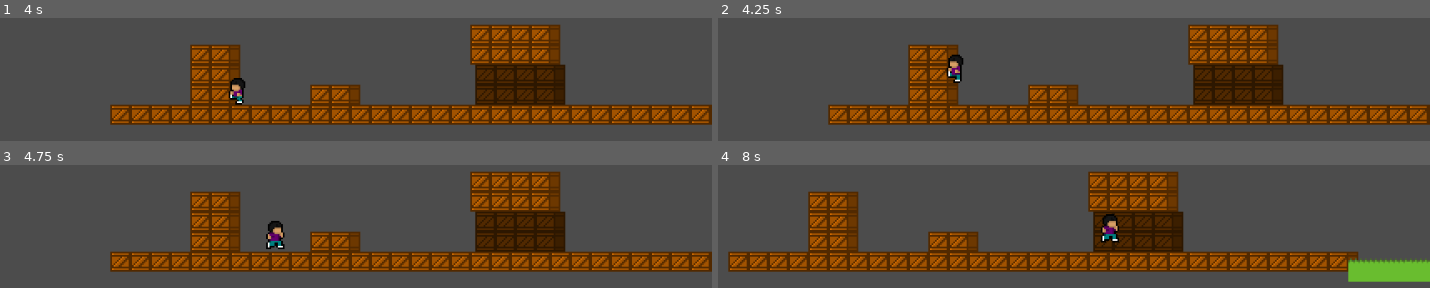
Above: before the commit, frames 1-4 (two rows, left to right).
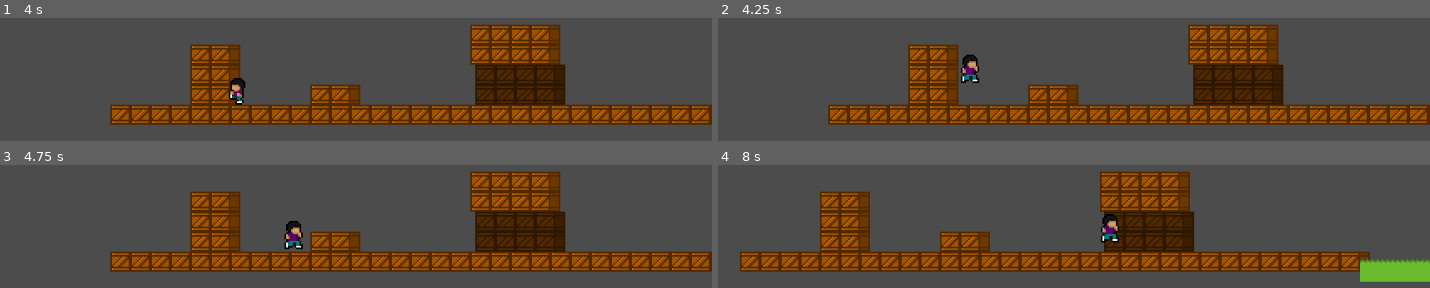
Above: after the commit, the same moments.

Repository: Guilherme-Calland/superMegaDorito
Game: Godot game, scene res://scenes/level/TestLevel.tscn
Two runs of this game, one before a commit and one after it. Both use one fixed random seed, a clock stepped at 60 frames per second and the inputs below.
Inputs:
- Up to frame 1 (4 s): tap Enter at 0.5 s; hold Shift (grab) 0.53-1.28 s; hold D (right) 0.53-2.03 s; tap W (jump) at 0.77, 0.8, 1.07, 1.35, 1.52, 1.82, 2.3, 3.02, 3.32, 3.6, 3.77 s; tap Shift (grab) at 1.55, 2.85 s; hold Shift (grab) 2.03-2.78 s; hold A (left) from 2.03 s (still down)
- Up to frame 2 (4.25 s): keep holding A (left); tap W (jump) at 4.07 s
- Up to frame 3 (4.75 s): release A (left) at 4.28 s; hold D (right) from 4.28 s (still down); tap Shift (grab) at 4.35 s; tap W (jump) at 4.52 s
- Up to frame 4 (8 s): keep holding D (right); tap W (jump) at 4.82, 5.3, 5.85, 6.02, 6.32, 6.77, 6.8, 7.07, 7.52, 7.82 s; hold Shift (grab) 5.03-5.78 s; tap Shift (grab) at 6.05, 7.35 s; hold Shift (grab) 6.53-7.28 s

Frame 1 is identical in both runs. In frame 2, 0.9% of the frame differs, in the area x 32-37%, y 29-53%; in frame 3, 1.0%; in frame 4, 14%, in the area x 1-100%, y 5-96%.

Commit message:
wall jump

Diff:
--- a/project.godot
+++ b/project.godot
@@ -25,22 +25,31 @@
 right={
 "deadzone": 0.5,
 "events": [ Object(InputEventKey,"resource_local_to_scene":false,"resource_name":"","device":0,"alt":false,"shift":false,"control":false,"meta":false,"command":false,"pressed":false,"scancode":0,"physical_scancode":68,"unicode":0,"echo":false,"script":null)
+, Object(InputEventJoypadButton,"resource_local_to_scene":false,"resource_name":"","device":0,"button_index":15,"pressure":0.0,"pressed":false,"script":null)
+, Object(InputEventJoypadMotion,"resource_local_to_scene":false,"resource_name":"","device":0,"axis":0,"axis_value":1.0,"script":null)
  ]
 }
 left={
 "deadzone": 0.5,
 "events": [ Object(InputEventKey,"resource_local_to_scene":false,"resource_name":"","device":0,"alt":false,"shift":false,"control":false,"meta":false,"command":false,"pressed":false,"scancode":0,"physical_scancode":65,"unicode":0,"echo":false,"script":null)
+, Object(InputEventJoypadButton,"resource_local_to_scene":false,"resource_name":"","device":0,"button_index":14,"pressure":0.0,"pressed":false,"script":null)
+, Object(InputEventJoypadMotion,"resource_local_to_scene":false,"resource_name":"","device":0,"axis":0,"axis_value":-1.0,"script":null)
  ]
 }
 jump={
 "deadzone": 0.5,
 "events": [ Object(InputEventKey,"resource_local_to_scene":false,"resource_name":"","device":0,"alt":false,"shift":false,"control":false,"meta":false,"command":false,"pressed":false,"scancode":0,"physical_scancode":87,"unicode":0,"echo":false,"script":null)
 , Object(InputEventKey,"resource_local_to_scene":false,"resource_name":"","device":0,"alt":false,"shift":false,"control":false,"meta":false,"command":false,"pressed":false,"scancode":0,"physical_scancode":32,"unicode":0,"echo":false,"script":null)
+, Object(InputEventJoypadButton,"resource_local_to_scene":false,"resource_name":"","device":0,"button_index":0,"pressure":0.0,"pressed":false,"script":null)
  ]
 }
 grab={
 "deadzone": 0.5,
 "events": [ Object(InputEventKey,"resource_local_to_scene":false,"resource_name":"","device":0,"alt":false,"shift":false,"control":false,"meta":false,"command":false,"pressed":false,"scancode":0,"physical_scancode":16777237,"unicode":0,"echo":false,"script":null)
+, Object(InputEventJoypadButton,"resource_local_to_scene":false,"resource_name":"","device":0,"button_index":4,"pressure":0.0,"pressed":false,"script":null)
+, Object(InputEventJoypadButton,"resource_local_to_scene":false,"resource_name":"","device":0,"button_index":6,"pressure":0.0,"pressed":false,"script":null)
+, Object(InputEventJoypadButton,"resource_local_to_scene":false,"resource_name":"","device":0,"button_index":5,"pressure":0.0,"pressed":false,"script":null)
+, Object(InputEventJoypadButton,"resource_local_to_scene":false,"resource_name":"","device":0,"button_index":7,"pressure":0.0,"pressed":false,"script":null)
  ]
 }
 
--- a/scenes/player/Player.tscn
+++ b/scenes/player/Player.tscn
@@ -21,10 +21,20 @@
 "name": "idle",
 "speed": 5.0
 }, {
+"frames": [ ExtResource( 12 ) ],
+"loop": true,
+"name": "grab",
+"speed": 5.0
+}, {
 "frames": [ ExtResource( 10 ), ExtResource( 6 ), ExtResource( 10 ), ExtResource( 2 ) ],
 "loop": true,
 "name": "run",
 "speed": 10.0
+}, {
+"frames": [ ExtResource( 9 ) ],
+"loop": false,
+"name": "jump",
+"speed": 5.0
 }, {
 "frames": [ ExtResource( 7 ) ],
 "loop": true,
@@ -34,16 +44,6 @@
 "frames": [ ExtResource( 11 ), ExtResource( 7 ) ],
 "loop": true,
 "name": "touchIdle",
-"speed": 5.0
-}, {
-"frames": [ ExtResource( 9 ) ],
-"loop": false,
-"name": "jump",
-"speed": 5.0
-}, {
-"frames": [ ExtResource( 12 ) ],
-"loop": true,
-"name": "grab",
 "speed": 5.0
 } ]
 
@@ -58,7 +58,7 @@
 [node name="AnimatedSprite" type="AnimatedSprite" parent="."]
 frames = SubResource( 1 )
 animation = "run"
-frame = 3
+frame = 1
 speed_scale = 0.5
 playing = true
 
--- a/scripts/player/Movement.gd
+++ b/scripts/player/Movement.gd
@@ -14,14 +14,36 @@
 var isOnFloor
 var isOnWall
 var isOnCeiling
+var facingLeft
+var wallJumpLock
 
+#signals
 signal facingLeft
 signal motion
+signal wallJumpLock
 
 func move(bundle):
 	unpackBundle(bundle)
-	if grabbingWall():
-		return handleWallPhysics()
+
+	if isOnWall:
+		if jumpPressed:
+			wallJumpLock = true
+			emit_signal("wallJumpLock", true)
+			motion.y = -jumpForce
+			if facingLeft:
+				emit_signal("facingLeft", false)
+				facingLeft = false
+				motion.x = speed
+			else:
+				facingLeft = true
+				emit_signal("facingLeft", true)
+				motion.x = -speed
+		elif grabPressed:
+			motion.y = 0
+			emit_signal("motion", motion)
+			return
+		emit_signal("motion", motion)
+
 	handleHorizontalPhysics()
 	handleVerticalPhysics()
 	emit_signal("motion", motion)
@@ -44,14 +66,20 @@
 	isOnFloor = flags["isOnFloor"]
 	isOnWall = flags["isOnWall"]
 	isOnCeiling = flags["isOnCeiling"]
+	facingLeft = flags["facingLeft"]
+	wallJumpLock = flags["wallJumpLock"]
 
 func handleHorizontalPhysics():
+	if wallJumpLock:
+		return
 	if leftPressed:
 		motion.x = -speed
+		facingLeft = true
 		emit_signal("facingLeft", true)
 	elif rightPressed:
+		motion.x = speed
+		facingLeft = false
 		emit_signal("facingLeft", false)
-		motion.x = speed
 	else:
 		motion.x = 0
 
@@ -64,9 +92,20 @@
 		motion.y += gravity
 	if isOnCeiling:
 		motion.y = gravity
+	if motion.y >= 0:
+		emit_signal("wallJumpLock", false)
 
 func handleWallPhysics():
 	motion.y = 0
+	if jumpPressed:
+		emit_signal("wallJumpLock", true)
+		motion.y = -jumpForce
+		if facingLeft:
+			motion.x = speed
+			emit_signal("facingLeft", false)
+		else:
+			motion.x = -speed
+			emit_signal("facingLeft", true)
 	emit_signal("motion", motion)
 	return
 
--- a/scripts/player/Player.gd
+++ b/scripts/player/Player.gd
@@ -7,6 +7,7 @@
 export var gravity = 5
 #flags
 var facingLeft
+var wallJumpLock
 
 var bundle
 var inputs
@@ -35,7 +36,8 @@
 		"isOnFloor" : is_on_floor(),
 		"isOnWall" : is_on_wall(),
 		"isOnCeiling" : is_on_ceiling(),
-		"facingLeft" : facingLeft
+		"facingLeft" : facingLeft,
+		"wallJumpLock" : wallJumpLock
 	}
 	bundle = {
 		"inputs" : inputs,
@@ -49,9 +51,13 @@
 func updateFacingLeft(f):
 	facingLeft = f
 
+func updateWallJumpLock(w):
+	wallJumpLock = w
+
 func connectToSignals():
 	$Movement.connect("motion", self, "updateMotion")
 	$Movement.connect("facingLeft", self, "updateFacingLeft")
+	$Movement.connect("wallJumpLock", self, "updateWallJumpLock")
 
 func _on_GrassArea_body_entered(body):
 	$Audio.changeTerrain("grass")
